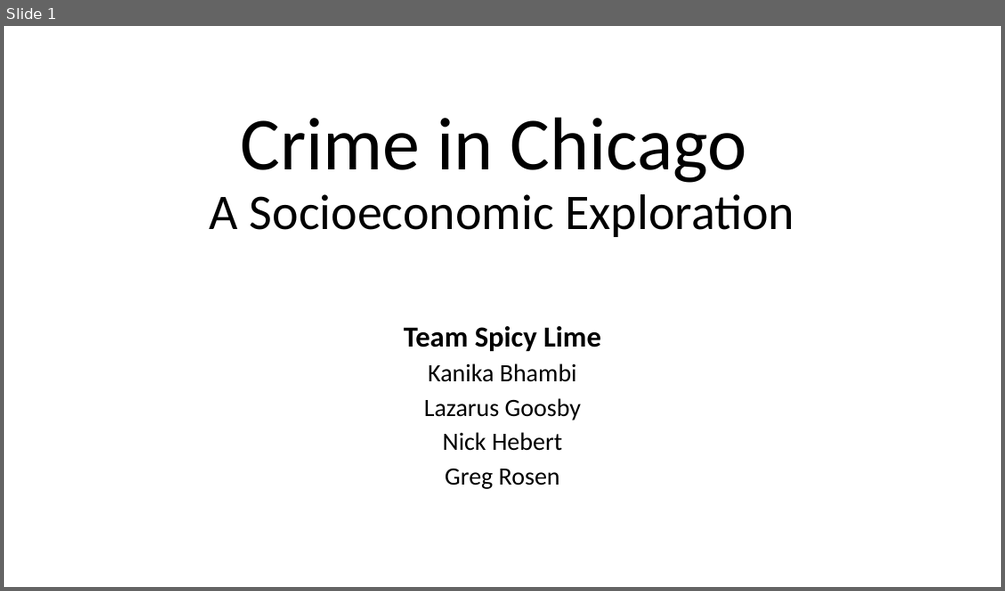
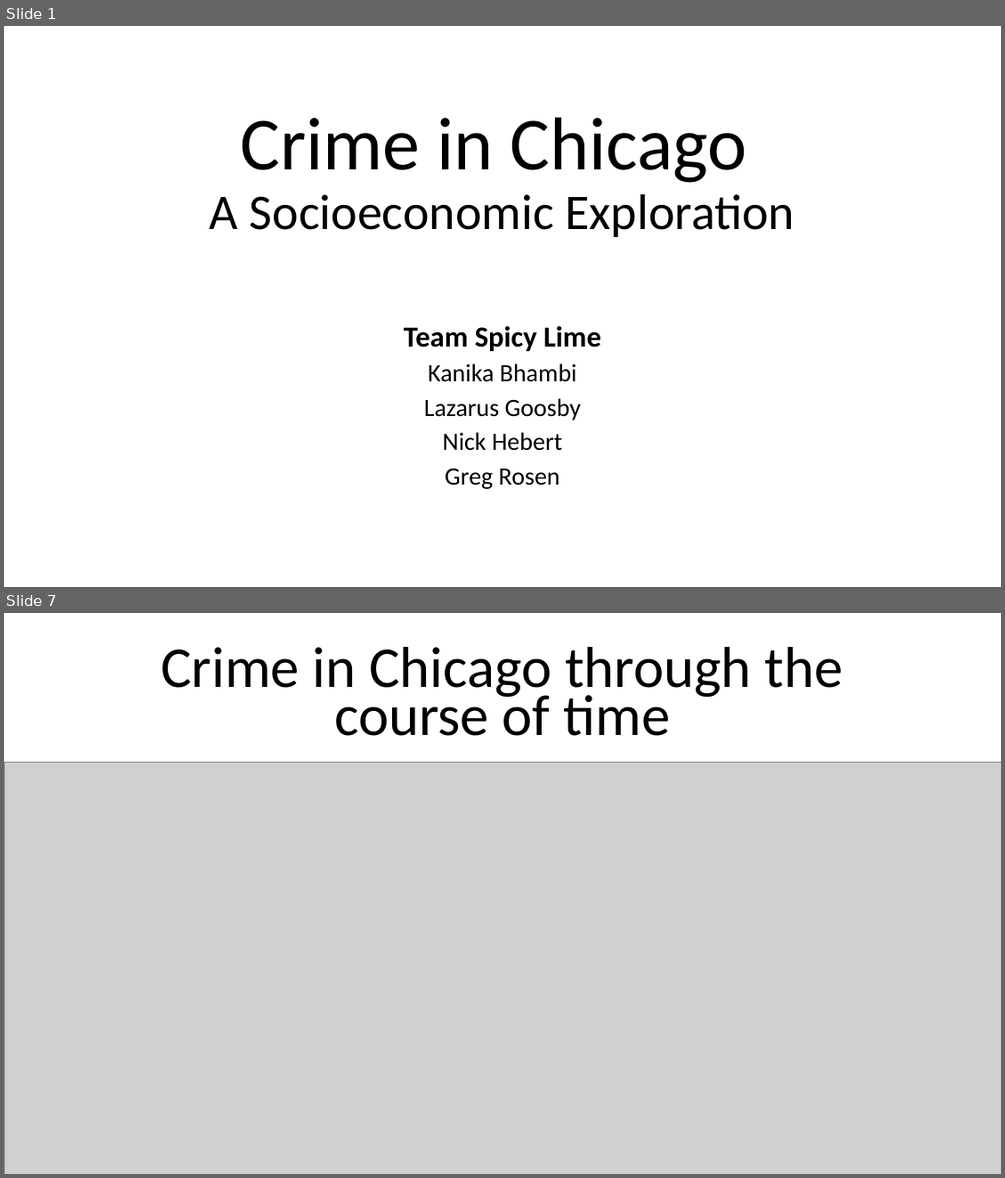
Before and after one commit to nhebert/Project, a slide deck: Crime in Chicago, A Socioeconomic Exploration.pptx. Shown one above the other, each under a label of ours: slide 1 before the commit, slides 1 and 7 after it; the slides between them are not shown. The pictures are 1005x591 and 1005x1178 pixels, drawn with LibreOffice and Linux fonts; fonts in the diff are those of the drawing; grey boxes stand for pictures; background and template pictures are left out. Boxes give left, top, right and bottom in pixels: in the first picture for what was removed or moved away, otherwise in the second. Text is boxed around its words. In the diff, an @@ line names an element or a change of style, - is before the commit and + after.

```diff
--- a/Crime in Chicago, A Socioeconomic Exploration.pptx
+++ b/Crime in Chicago, A Socioeconomic Exploration.pptx
@@ slide 7 added at box(4, 613, 1001, 1174), background picture (left out) @@
@@ text added at box(161, 647, 842, 736), 55.5 pt, text #000000 @@
+Crime in Chicago through the course of time
@@ picture added at box(4, 763, 1001, 1174) @@
```
Also in this commit, not shown: 4 slides changed, 6 other slides added, 8 other files.
